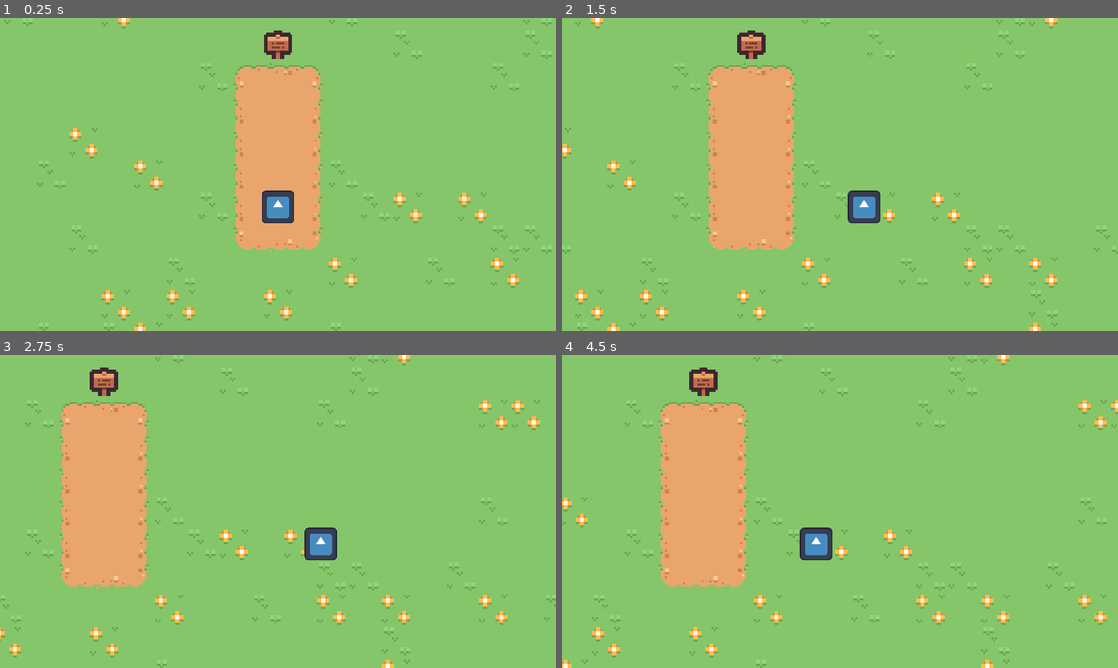
Above: before the commit, frames 1-4 (two rows, left to right).
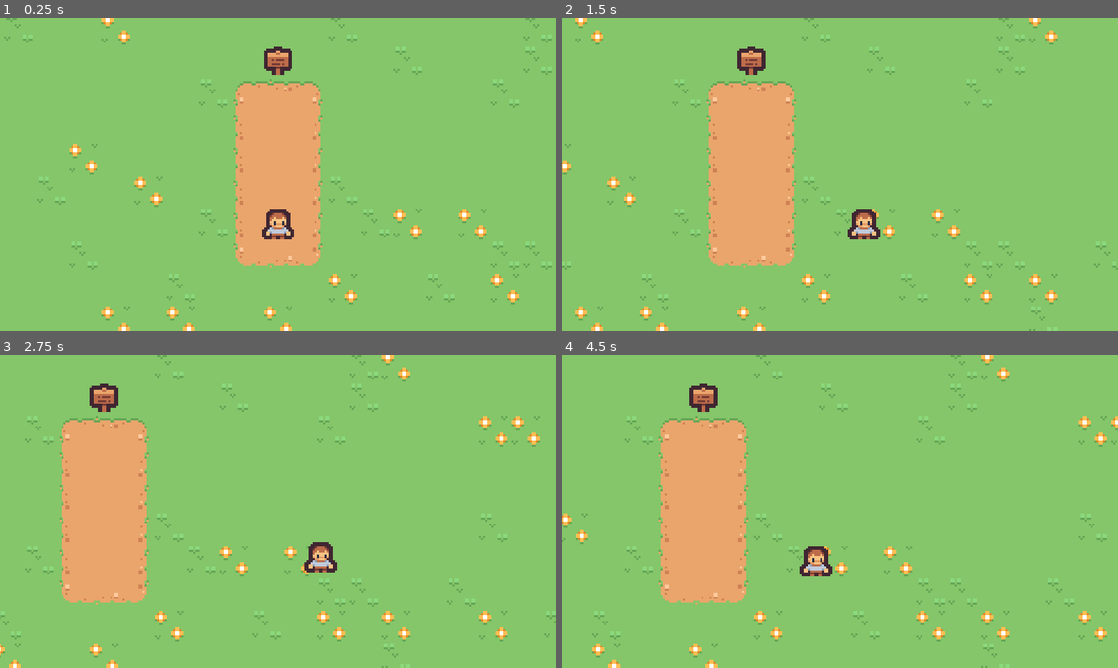
Above: after the commit, the same moments.

Repository: imkimdol/website
Game: Godot game, scene res://main_scene.tscn
The game is run twice, just before and just after one commit, with the same random seed, the same clock (stepped at 60 frames per second) and the same inputs. The engine's default icon, where the game draws it, is replaced by a stand-in: a white triangle on a blue panel in a dark square.
Inputs (mouse positions are in pixels of both pictures, inside the frame that each line leads up to):
- Up to frame 1 (0.25 s): no input
- Up to frame 2 (1.5 s): tap Enter (ui_accept) at 0.5, 0.77 s; move the mouse to (962, 158) at 0.52 s; hold D (ui_right) 0.53-1.25 s; tap O at 0.6 s; click (962, 158) at 0.67 s; drag from (728, 190) to (778, 46) at 1.27 s
- Up to frame 3 (2.75 s): move the mouse to (333, 442) at 2.02 s; hold D (ui_right) from 2.03 s (still down); tap O at 2.1 s
- Up to frame 4 (4.5 s): release D (ui_right) at 2.75 s; drag from (812, 574) to (673, 464) at 2.77 s; move the mouse to (1006, 558) at 3.52 s; hold A (ui_left) 3.53-4.25 s; tap O at 3.6 s; tap Enter (ui_accept) at 3.77 s; drag from (673, 464) to (678, 383) at 4.27 s

The runs differ from the first frame. In frame 1, 7.3% of the frame differs, in the area x 0-100%, y 0-100%; in frame 2, 7.5%; in frame 3, 7.4%; in frame 4, 7.7%.

Commit message:
Add player sprite and small adjustments

Diff:
--- a/main_scene.tscn
+++ b/main_scene.tscn
@@ -1,12 +1,35 @@
-[gd_scene load_steps=6 format=3 uid="uid://doupl4bwkdeat"]
+[gd_scene load_steps=8 format=3 uid="uid://doupl4bwkdeat"]
 
-[ext_resource type="Texture2D" uid="uid://pskee50krgb7" path="res://assets/icon.svg" id="1_5s7lr"]
 [ext_resource type="Script" path="res://player.gd" id="1_kbqtd"]
 [ext_resource type="Script" path="res://camera.gd" id="3_lthha"]
 [ext_resource type="TileSet" uid="uid://bupwnqfgyarkl" path="res://tile_set.tres" id="3_olnpi"]
+[ext_resource type="Texture2D" uid="uid://cgvlpe8nhg1r1" path="res://assets/Tiny Dungeon/Tiles/tile_0085.png" id="4_u4isq"]
 
-[sub_resource type="CircleShape2D" id="CircleShape2D_rhxtc"]
-radius = 32.0
+[sub_resource type="CapsuleShape2D" id="CapsuleShape2D_uhnas"]
+radius = 24.0
+height = 60.0
+
+[sub_resource type="Animation" id="Animation_6r21t"]
+resource_name = "hop"
+length = 0.3
+step = 0.05
+tracks/0/type = "value"
+tracks/0/imported = false
+tracks/0/enabled = true
+tracks/0/path = NodePath("Player/Icon:position")
+tracks/0/interp = 1
+tracks/0/loop_wrap = true
+tracks/0/keys = {
+"times": PackedFloat32Array(0, 0.1, 0.15),
+"transitions": PackedFloat32Array(1, 1.36604, 1),
+"update": 0,
+"values": [Vector2(0, 0), Vector2(0, -15), Vector2(0, 0)]
+}
+
+[sub_resource type="AnimationLibrary" id="AnimationLibrary_okkiu"]
+_data = {
+"hop": SubResource("Animation_6r21t")
+}
 
 [node name="MainScene" type="Node2D"]
 
@@ -25,7 +48,7 @@
 script = ExtResource("1_kbqtd")
 
 [node name="Camera2D" type="Camera2D" parent="Player"]
-offset = Vector2(0, -64)
+offset = Vector2(0, -96)
 zoom = Vector2(1.75, 1.75)
 process_callback = 0
 position_smoothing_enabled = true
@@ -34,8 +57,15 @@
 script = ExtResource("3_lthha")
 
 [node name="Icon" type="Sprite2D" parent="Player"]
-scale = Vector2(0.5, 0.5)
-texture = ExtResource("1_5s7lr")
+scale = Vector2(4, 4)
+texture = ExtResource("4_u4isq")
 
 [node name="CollisionShape2D" type="CollisionShape2D" parent="Player"]
-shape = SubResource("CircleShape2D_rhxtc")
+position = Vector2(0, 2)
+shape = SubResource("CapsuleShape2D_uhnas")
+
+[node name="AnimationPlayer" type="AnimationPlayer" parent="Player"]
+root_node = NodePath("../..")
+libraries = {
+"": SubResource("AnimationLibrary_okkiu")
+}
--- a/player.gd
+++ b/player.gd
@@ -17,3 +17,5 @@
 		velocity.y = move_toward(velocity.y, 0, DECELLERATION)
 
 	move_and_slide()
+	if velocity.length_squared() > MAX_SPEED / 4:
+		$AnimationPlayer.play("hop")
--- a/sign.tscn
+++ b/sign.tscn
@@ -4,8 +4,8 @@
 [ext_resource type="Script" path="res://sign.gd" id="1_513hb"]
 [ext_resource type="Texture2D" uid="uid://bjh48txv1nfmj" path="res://assets/Xelu Controller Prompts/Keyboard & Mouse/Light/E_Key_Light.png" id="3_cknt7"]
 
-[sub_resource type="CircleShape2D" id="CircleShape2D_erudr"]
-radius = 8.0
+[sub_resource type="RectangleShape2D" id="RectangleShape2D_nrn8e"]
+size = Vector2(14, 11)
 
 [sub_resource type="CircleShape2D" id="CircleShape2D_7cbp0"]
 radius = 16.0
@@ -40,7 +40,8 @@
 texture = ExtResource("1_22nhh")
 
 [node name="CollisionShape2D" type="CollisionShape2D" parent="."]
-shape = SubResource("CircleShape2D_erudr")
+position = Vector2(0, -1)
+shape = SubResource("RectangleShape2D_nrn8e")
 
 [node name="Area2D" type="Area2D" parent="."]
 collision_layer = 0
Not shown, added: assets/Tiny Dungeon/License.txt
Binary file added: assets/Tiny Dungeon/Tilemap/tilemap.png
Not shown, added: assets/Tiny Dungeon/Tilemap/tilemap.png.import
Binary file added: assets/Tiny Dungeon/Tiles/tile_0085.png
Not shown, added: assets/Tiny Dungeon/Tiles/tile_0085.png.import
Not shown, added: assets/Tiny Dungeon/Tilesheet.txt
Not shown, added: assets/Tiny Dungeon/Visit Kenney.url
Not shown, added: assets/Tiny Dungeon/Visit Patreon.url
